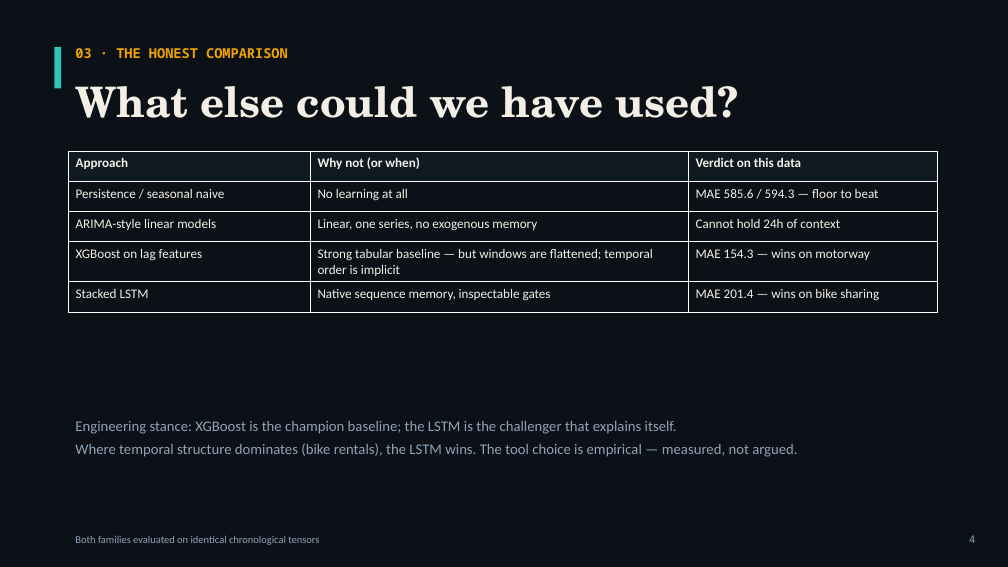
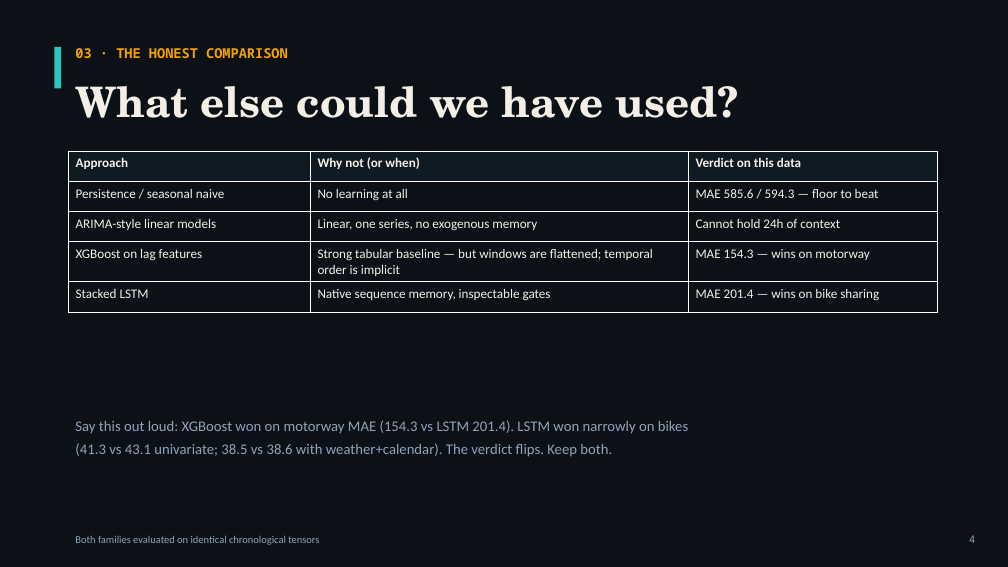
Before and after one commit to GirardRaphael/lstm, a slide deck: slide 4 of presentation/Traffic_LSTM_Presentation.pptx. Drawn at 1008x567 pixels with LibreOffice and Linux fonts; fonts in the diff are those of the drawing. Boxes give left, top, right and bottom in pixels: in the first picture for what was removed or moved away, otherwise in the second. Text is boxed around its words. In the diff, an @@ line names an element or a change of style, - is before the commit and + after.

```diff
--- a/presentation/Traffic_LSTM_Presentation.pptx
+++ b/presentation/Traffic_LSTM_Presentation.pptx
@@ text at (75,420,688,457): text changed @@
-Engineering stance: XGBoost is the champion baseline; the LSTM is the challenger that explains itself.
-Where temporal structure dominates (bike rentals), the LSTM wins. The tool choice is empirical — measured, not argued.
+Say this out loud: XGBoost won on motorway MAE (154.3 vs LSTM 201.4). LSTM won narrowly on bikes
+(41.3 vs 43.1 univariate; 38.5 vs 38.6 with weather+calendar). The verdict flips. Keep both.
```
Also in this commit, not shown: 5 other slides changed, 18 other files.
